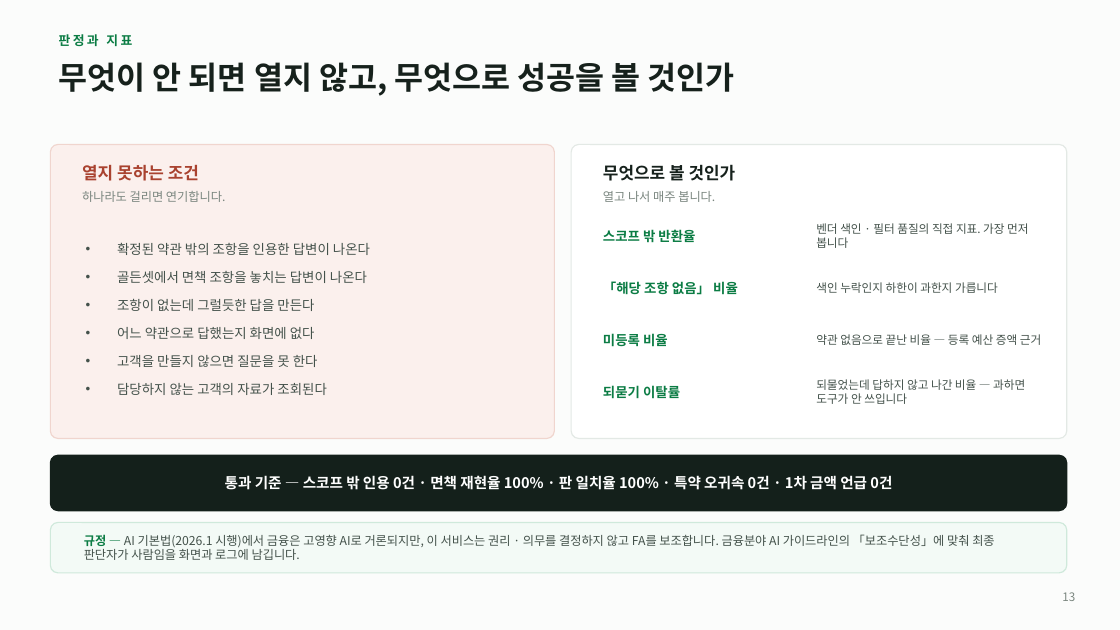
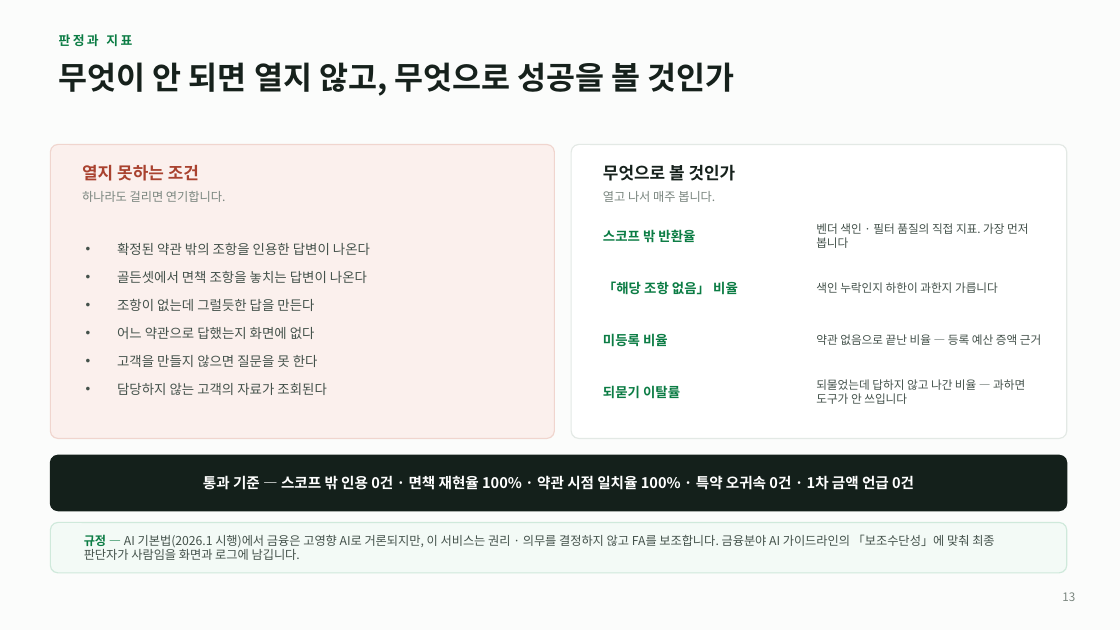
Before and after one commit to acathy870928-hash/chacha6377, a slide deck: slide 13 of docs/Insurance_AI_상담설계.pptx. Drawn at 1120x630 pixels with LibreOffice and Linux fonts; fonts in the diff are those of the drawing. Boxes give left, top, right and bottom in pixels: in the first picture for what was removed or moved away, otherwise in the second. Text is boxed around its words. In the diff, an @@ line names an element or a change of style, - is before the commit and + after.

```diff
--- a/docs/Insurance_AI_상담설계.pptx
+++ b/docs/Insurance_AI_상담설계.pptx
@@ text at [203,475,914,490]: text changed @@
-통과 기준 — 스코프 밖 인용 0건 · 면책 재현율 100% · 판 일치율 100% · 특약 오귀속 0건 · 1차 금액 언급 0건
+통과 기준 — 스코프 밖 인용 0건 · 면책 재현율 100% · 약관 시점 일치율 100% · 특약 오귀속 0건 · 1차 금액 언급 0건
```
Also in this commit, not shown: 6 other slides changed, 4 other files.
